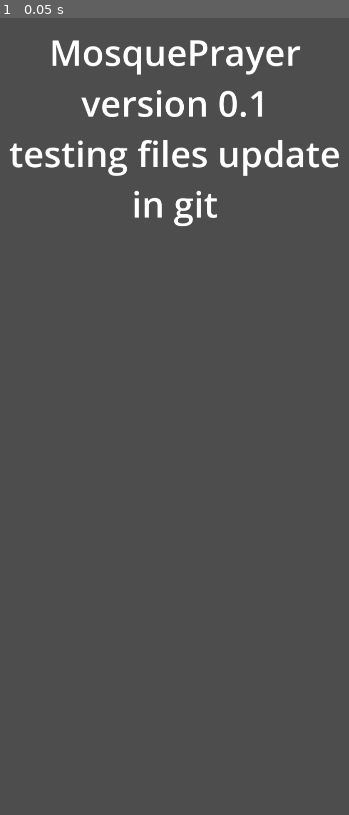
Above: before the commit, frame 1.
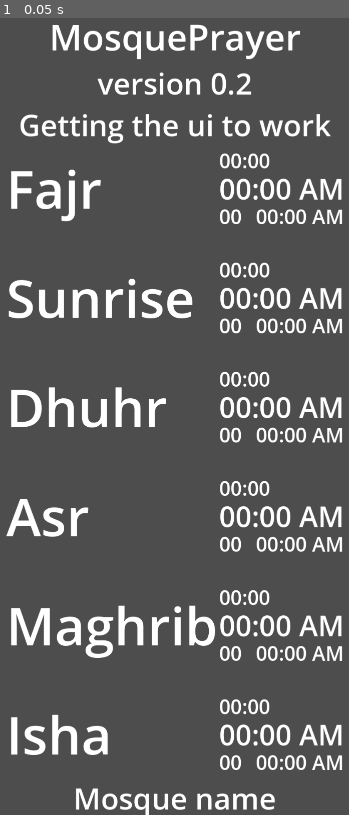
Above: after the commit, the same moment.

Repository: iyofss/BH-MosquePrayer
Game: Godot game, scene res://scenes/MainScreen.tscn
The game is run twice, just before and just after one commit, with the same random seed, the same clock (stepped at 60 frames per second) and the same inputs. Before the commit the project has no main scene; this scene is started directly in both runs.
Inputs:
- Up to frame 1 (0.05 s): no input

The runs differ from the first frame. In frame 1, 16% of the frame differs, in the area x 1-98%, y 0-100%.

Commit message:
add a basic temp ui

Diff:
--- a/project.godot
+++ b/project.godot
@@ -11,6 +11,7 @@
 [application]
 
 config/name="BH-MosquePrayer"
+run/main_scene="res://scenes/MainScreen.tscn"
 config/features=PackedStringArray("4.2", "Mobile")
 boot_splash/image="res://splash.png"
 config/icon="res://icon.svg"
--- a/scenes/MainScreen.tscn
+++ b/scenes/MainScreen.tscn
@@ -1,4 +1,7 @@
-[gd_scene format=3 uid="uid://cm0rnnfibmlmi"]
+[gd_scene load_steps=3 format=3 uid="uid://cm0rnnfibmlmi"]
+
+[ext_resource type="FontVariation" uid="uid://cw5xheg0v4g44" path="res://resource/new_font_variation.tres" id="1_u0mxg"]
+[ext_resource type="Script" path="res://scripts/Main.gd" id="1_y8xm8"]
 
 [node name="Control" type="Control"]
 layout_mode = 3
@@ -7,6 +10,7 @@
 anchor_bottom = 1.0
 grow_horizontal = 2
 grow_vertical = 2
+script = ExtResource("1_y8xm8")
 
 [node name="MarginContainer" type="MarginContainer" parent="."]
 layout_mode = 1
@@ -22,17 +26,303 @@
 
 [node name="VBoxContainer" type="VBoxContainer" parent="MarginContainer"]
 layout_mode = 2
+size_flags_horizontal = 4
+size_flags_vertical = 4
 
 [node name="Label" type="Label" parent="MarginContainer/VBoxContainer"]
 layout_mode = 2
+size_flags_vertical = 2
 theme_override_font_sizes/font_size = 86
 text = "MosquePrayer"
 horizontal_alignment = 1
 
 [node name="Label2" type="Label" parent="MarginContainer/VBoxContainer"]
 layout_mode = 2
-theme_override_font_sizes/font_size = 86
-text = "version 0.1
-testing files update
-in git"
+size_flags_vertical = 2
+theme_override_font_sizes/font_size = 71
+text = "version 0.2
+Getting the ui to work"
 horizontal_alignment = 1
+
+[node name="PrayerTimingContainer" type="VBoxContainer" parent="MarginContainer/VBoxContainer"]
+custom_minimum_size = Vector2(763.41, 0)
+layout_mode = 2
+size_flags_horizontal = 4
+size_flags_vertical = 6
+theme_override_constants/separation = 61
+
+[node name="FajrContainer" type="HBoxContainer" parent="MarginContainer/VBoxContainer/PrayerTimingContainer"]
+layout_mode = 2
+
+[node name="Label" type="Label" parent="MarginContainer/VBoxContainer/PrayerTimingContainer/FajrContainer"]
+layout_mode = 2
+size_flags_horizontal = 2
+theme_override_fonts/font = ExtResource("1_u0mxg")
+theme_override_font_sizes/font_size = 126
+text = "Fajr"
+
+[node name="TimeContainer" type="VBoxContainer" parent="MarginContainer/VBoxContainer/PrayerTimingContainer/FajrContainer"]
+layout_mode = 2
+size_flags_horizontal = 10
+theme_override_constants/separation = -13
+
+[node name="FajrCountdown" type="Label" parent="MarginContainer/VBoxContainer/PrayerTimingContainer/FajrContainer/TimeContainer"]
+layout_mode = 2
+theme_override_fonts/font = ExtResource("1_u0mxg")
+theme_override_font_sizes/font_size = 48
+text = "00:00"
+
+[node name="FajrTime" type="Label" parent="MarginContainer/VBoxContainer/PrayerTimingContainer/FajrContainer/TimeContainer"]
+layout_mode = 2
+theme_override_fonts/font = ExtResource("1_u0mxg")
+theme_override_font_sizes/font_size = 68
+text = "00:00 AM"
+
+[node name="IqamaContainer" type="HBoxContainer" parent="MarginContainer/VBoxContainer/PrayerTimingContainer/FajrContainer/TimeContainer"]
+layout_mode = 2
+
+[node name="FajrIqamaOffset" type="Label" parent="MarginContainer/VBoxContainer/PrayerTimingContainer/FajrContainer/TimeContainer/IqamaContainer"]
+layout_mode = 2
+size_flags_horizontal = 2
+theme_override_fonts/font = ExtResource("1_u0mxg")
+theme_override_font_sizes/font_size = 48
+text = "00"
+
+[node name="FajrIqamaTime" type="Label" parent="MarginContainer/VBoxContainer/PrayerTimingContainer/FajrContainer/TimeContainer/IqamaContainer"]
+layout_mode = 2
+size_flags_horizontal = 10
+theme_override_fonts/font = ExtResource("1_u0mxg")
+theme_override_font_sizes/font_size = 48
+text = "00:00 AM"
+
+[node name="SunriseContainer" type="HBoxContainer" parent="MarginContainer/VBoxContainer/PrayerTimingContainer"]
+layout_mode = 2
+
+[node name="Label" type="Label" parent="MarginContainer/VBoxContainer/PrayerTimingContainer/SunriseContainer"]
+layout_mode = 2
+size_flags_horizontal = 2
+theme_override_fonts/font = ExtResource("1_u0mxg")
+theme_override_font_sizes/font_size = 126
+text = "Sunrise"
+
+[node name="TimeContainer" type="VBoxContainer" parent="MarginContainer/VBoxContainer/PrayerTimingContainer/SunriseContainer"]
+layout_mode = 2
+size_flags_horizontal = 10
+theme_override_constants/separation = -13
+
+[node name="SunriseCountdown" type="Label" parent="MarginContainer/VBoxContainer/PrayerTimingContainer/SunriseContainer/TimeContainer"]
+layout_mode = 2
+theme_override_fonts/font = ExtResource("1_u0mxg")
+theme_override_font_sizes/font_size = 48
+text = "00:00"
+
+[node name="SunriseTime" type="Label" parent="MarginContainer/VBoxContainer/PrayerTimingContainer/SunriseContainer/TimeContainer"]
+layout_mode = 2
+theme_override_fonts/font = ExtResource("1_u0mxg")
+theme_override_font_sizes/font_size = 68
+text = "00:00 AM"
+
+[node name="IqamaContainer" type="HBoxContainer" parent="MarginContainer/VBoxContainer/PrayerTimingContainer/SunriseContainer/TimeContainer"]
+layout_mode = 2
+
+[node name="SunriseIqamaOffset" type="Label" parent="MarginContainer/VBoxContainer/PrayerTimingContainer/SunriseContainer/TimeContainer/IqamaContainer"]
+layout_mode = 2
+size_flags_horizontal = 2
+theme_override_fonts/font = ExtResource("1_u0mxg")
+theme_override_font_sizes/font_size = 48
+text = "00"
+
+[node name="SunriseIqamaTime" type="Label" parent="MarginContainer/VBoxContainer/PrayerTimingContainer/SunriseContainer/TimeContainer/IqamaContainer"]
+layout_mode = 2
+size_flags_horizontal = 10
+theme_override_fonts/font = ExtResource("1_u0mxg")
+theme_override_font_sizes/font_size = 48
+text = "00:00 AM"
+
+[node name="DhuhrContainer" type="HBoxContainer" parent="MarginContainer/VBoxContainer/PrayerTimingContainer"]
+layout_mode = 2
+
+[node name="Label" type="Label" parent="MarginContainer/VBoxContainer/PrayerTimingContainer/DhuhrContainer"]
+layout_mode = 2
+size_flags_horizontal = 2
+theme_override_fonts/font = ExtResource("1_u0mxg")
+theme_override_font_sizes/font_size = 126
+text = "Dhuhr"
+
+[node name="TimeContainer" type="VBoxContainer" parent="MarginContainer/VBoxContainer/PrayerTimingContainer/DhuhrContainer"]
+layout_mode = 2
+size_flags_horizontal = 10
+theme_override_constants/separation = -13
+
+[node name="DhuhrCountdown" type="Label" parent="MarginContainer/VBoxContainer/PrayerTimingContainer/DhuhrContainer/TimeContainer"]
+layout_mode = 2
+theme_override_fonts/font = ExtResource("1_u0mxg")
+theme_override_font_sizes/font_size = 48
+text = "00:00"
+
+[node name="DhuhrTime" type="Label" parent="MarginContainer/VBoxContainer/PrayerTimingContainer/DhuhrContainer/TimeContainer"]
+layout_mode = 2
+theme_override_fonts/font = ExtResource("1_u0mxg")
+theme_override_font_sizes/font_size = 68
+text = "00:00 AM"
+
+[node name="IqamaContainer" type="HBoxContainer" parent="MarginContainer/VBoxContainer/PrayerTimingContainer/DhuhrContainer/TimeContainer"]
+layout_mode = 2
+
+[node name="DhuhrIqamaOffset" type="Label" parent="MarginContainer/VBoxContainer/PrayerTimingContainer/DhuhrContainer/TimeContainer/IqamaContainer"]
+layout_mode = 2
+size_flags_horizontal = 2
+theme_override_fonts/font = ExtResource("1_u0mxg")
+theme_override_font_sizes/font_size = 48
+text = "00"
+
+[node name="DhuhrIqamaTime" type="Label" parent="MarginContainer/VBoxContainer/PrayerTimingContainer/DhuhrContainer/TimeContainer/IqamaContainer"]
+layout_mode = 2
+size_flags_horizontal = 10
+theme_override_fonts/font = ExtResource("1_u0mxg")
+theme_override_font_sizes/font_size = 48
+text = "00:00 AM"
+
+[node name="AsrContainer" type="HBoxContainer" parent="MarginContainer/VBoxContainer/PrayerTimingContainer"]
+layout_mode = 2
+
+[node name="Label" type="Label" parent="MarginContainer/VBoxContainer/PrayerTimingContainer/AsrContainer"]
+layout_mode = 2
+size_flags_horizontal = 2
+theme_override_fonts/font = ExtResource("1_u0mxg")
+theme_override_font_sizes/font_size = 126
+text = "Asr"
+
+[node name="TimeContainer" type="VBoxContainer" parent="MarginContainer/VBoxContainer/PrayerTimingContainer/AsrContainer"]
+layout_mode = 2
+size_flags_horizontal = 10
+theme_override_constants/separation = -13
+
+[node name="AsrCountdown" type="Label" parent="MarginContainer/VBoxContainer/PrayerTimingContainer/AsrContainer/TimeContainer"]
+layout_mode = 2
+theme_override_fonts/font = ExtResource("1_u0mxg")
+theme_override_font_sizes/font_size = 48
+text = "00:00"
+
+[node name="AsrTime" type="Label" parent="MarginContainer/VBoxContainer/PrayerTimingContainer/AsrContainer/TimeContainer"]
+layout_mode = 2
+theme_override_fonts/font = ExtResource("1_u0mxg")
+theme_override_font_sizes/font_size = 68
+text = "00:00 AM"
+
+[node name="IqamaContainer" type="HBoxContainer" parent="MarginContainer/VBoxContainer/PrayerTimingContainer/AsrContainer/TimeContainer"]
+layout_mode = 2
+
+[node name="AsrIqamaOffset" type="Label" parent="MarginContainer/VBoxContainer/PrayerTimingContainer/AsrContainer/TimeContainer/IqamaContainer"]
+layout_mode = 2
+size_flags_horizontal = 2
+theme_override_fonts/font = ExtResource("1_u0mxg")
+theme_override_font_sizes/font_size = 48
+text = "00"
+
+[node name="AsrIqamaTime" type="Label" parent="MarginContainer/VBoxContainer/PrayerTimingContainer/AsrContainer/TimeContainer/IqamaContainer"]
+layout_mode = 2
+size_flags_horizontal = 10
+theme_override_fonts/font = ExtResource("1_u0mxg")
+theme_override_font_sizes/font_size = 48
+text = "00:00 AM"
+
+[node name="MaghribContainer" type="HBoxContainer" parent="MarginContainer/VBoxContainer/PrayerTimingContainer"]
+layout_mode = 2
+
+[node name="Label" type="Label" parent="MarginContainer/VBoxContainer/PrayerTimingContainer/MaghribContainer"]
+layout_mode = 2
+size_flags_horizontal = 2
+theme_override_fonts/font = ExtResource("1_u0mxg")
+theme_override_font_sizes/font_size = 126
+text = "Maghrib
+"
+
+[node name="TimeContainer" type="VBoxContainer" parent="MarginContainer/VBoxContainer/PrayerTimingContainer/MaghribContainer"]
+layout_mode = 2
+size_flags_horizontal = 10
+theme_override_constants/separation = -13
+
+[node name="MaghribCountdown" type="Label" parent="MarginContainer/VBoxContainer/PrayerTimingContainer/MaghribContainer/TimeContainer"]
+layout_mode = 2
+theme_override_fonts/font = ExtResource("1_u0mxg")
+theme_override_font_sizes/font_size = 48
+text = "00:00"
+
+[node name="MaghribTime" type="Label" parent="MarginContainer/VBoxContainer/PrayerTimingContainer/MaghribContainer/TimeContainer"]
+layout_mode = 2
+theme_override_fonts/font = ExtResource("1_u0mxg")
+theme_override_font_sizes/font_size = 68
+text = "00:00 AM"
+
+[node name="IqamaContainer" type="HBoxContainer" parent="MarginContainer/VBoxContainer/PrayerTimingContainer/MaghribContainer/TimeContainer"]
+layout_mode = 2
+
+[node name="MaghribIqamaOffset" type="Label" parent="MarginContainer/VBoxContainer/PrayerTimingContainer/MaghribContainer/TimeContainer/IqamaContainer"]
+layout_mode = 2
+size_flags_horizontal = 2
+theme_override_fonts/font = ExtResource("1_u0mxg")
+theme_override_font_sizes/font_size = 48
+text = "00"
+
+[node name="MaghribIqamaTime" type="Label" parent="MarginContainer/VBoxContainer/PrayerTimingContainer/MaghribContainer/TimeContainer/IqamaContainer"]
+layout_mode = 2
+size_flags_horizontal = 10
+theme_override_fonts/font = ExtResource("1_u0mxg")
+theme_override_font_sizes/font_size = 48
+text = "00:00 AM"
+
+[node name="IshaContainer" type="HBoxContainer" parent="MarginContainer/VBoxContainer/PrayerTimingContainer"]
+layout_mode = 2
+
+[node name="Label" type="Label" parent="MarginContainer/VBoxContainer/PrayerTimingContainer/IshaContainer"]
+layout_mode = 2
+size_flags_horizontal = 2
+theme_override_fonts/font = ExtResource("1_u0mxg")
+theme_override_font_sizes/font_size = 126
+text = "Isha
+"
+
+[node name="TimeContainer" type="VBoxContainer" parent="MarginContainer/VBoxContainer/PrayerTimingContainer/IshaContainer"]
+layout_mode = 2
+size_flags_horizontal = 10
+theme_override_constants/separation = -13
+
+[node name="IshaCountdown" type="Label" parent="MarginContainer/VBoxContainer/PrayerTimingContainer/IshaContainer/TimeContainer"]
+layout_mode = 2
+theme_override_fonts/font = ExtResource("1_u0mxg")
+theme_override_font_sizes/font_size = 48
+text = "00:00"
+
+[node name="IshaTime" type="Label" parent="MarginContainer/VBoxContainer/PrayerTimingContainer/IshaContainer/TimeContainer"]
+layout_mode = 2
+theme_override_fonts/font = ExtResource("1_u0mxg")
+theme_override_font_sizes/font_size = 68
+text = "00:00 AM"
+
+[node name="IqamaContainer" type="HBoxContainer" parent="MarginContainer/VBoxContainer/PrayerTimingContainer/IshaContainer/TimeContainer"]
+layout_mode = 2
+
+[node name="IshaIqamaOffset" type="Label" parent="MarginContainer/VBoxContainer/PrayerTimingContainer/IshaContainer/TimeContainer/IqamaContainer"]
+layout_mode = 2
+size_flags_horizontal = 2
+theme_override_fonts/font = ExtResource("1_u0mxg")
+theme_override_font_sizes/font_size = 48
+text = "00"
+
+[node name="IshaIqamaTime" type="Label" parent="MarginContainer/VBoxContainer/PrayerTimingContainer/IshaContainer/TimeContainer/IqamaContainer"]
+layout_mode = 2
+size_flags_horizontal = 10
+theme_override_fonts/font = ExtResource("1_u0mxg")
+theme_override_font_sizes/font_size = 48
+text = "00:00 AM"
+
+[node name="Label3" type="Label" parent="MarginContainer/VBoxContainer"]
+layout_mode = 2
+size_flags_vertical = 6
+theme_override_fonts/font = ExtResource("1_u0mxg")
+theme_override_font_sizes/font_size = 71
+text = "Mosque name"
+horizontal_alignment = 1
+
+[node name="HTTPRequest" type="HTTPRequest" parent="."]
